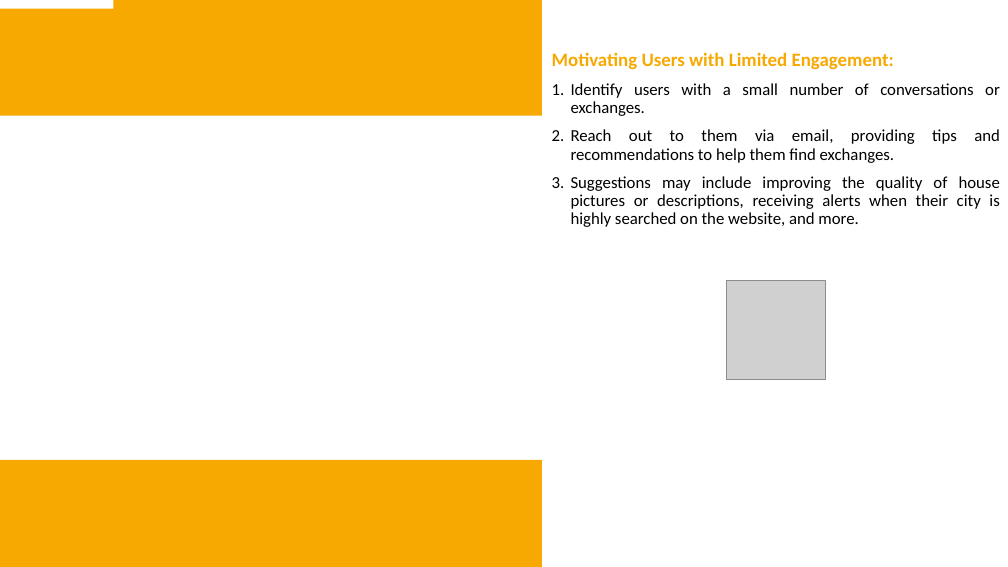
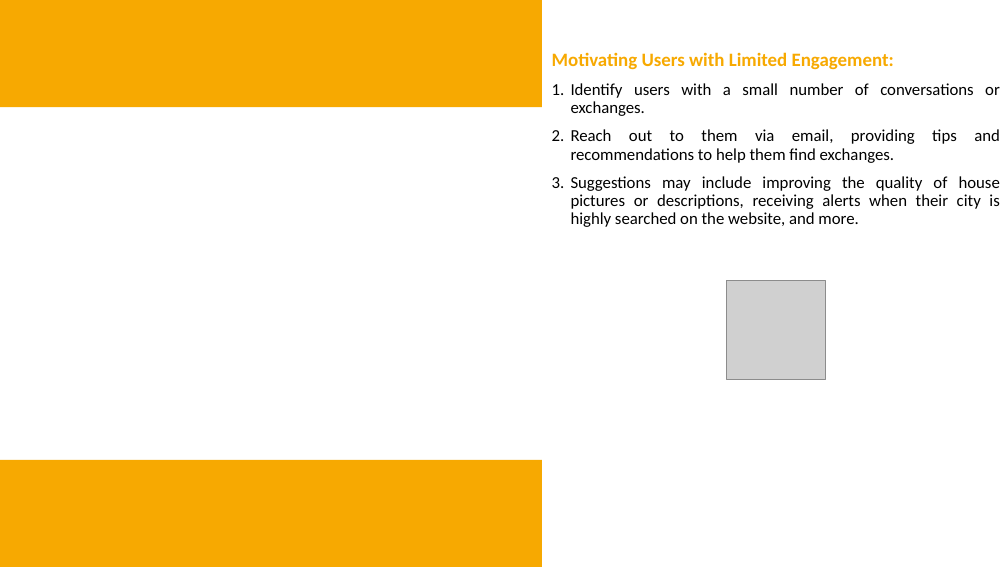
Before and after one commit to ctherreau/HomeExchange, a slide deck: slide 12 of DemoDay.pptx. Drawn at 1008x567 pixels with LibreOffice and Linux fonts; fonts in the diff are those of the drawing; grey boxes stand for pictures; background and template pictures are left out. Boxes give left, top, right and bottom in pixels: in the first picture for what was removed or moved away, otherwise in the second. Text is boxed around its words. In the diff, an @@ line names an element or a change of style, - is before the commit and + after.

```diff
--- a/DemoDay.pptx
+++ b/DemoDay.pptx
@@ rectangle: place and size @@
-rectangle at <box>0,8,542,116</box>
+rectangle at <box>0,0,542,107</box>
@@ rectangle: place and size @@
-rectangle at <box>113,0,1008,95</box>
+rectangle at <box>0,0,1008,95</box>
```
Also in this commit, not shown: 14 other slides changed, 1 other file.
